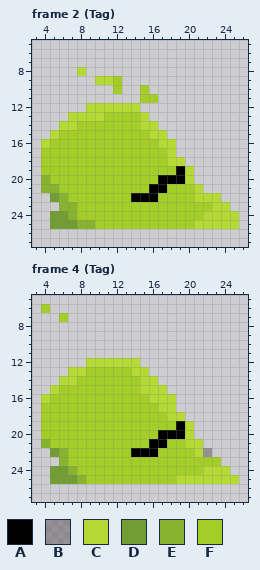
Pixel-art file: RPG Game/Assets/Art/Enemy/Old Slime/Hit/OldSlimeHitRight.aseprite. Above: the version before the commit.
37x32 pixels, 6 frames. Shown: frame 2 (Tag): x 3..26, y 5..27; frame 4 (Tag): x 3..26, y 5..27.
Palette (. is transparent): A #000000  B #5f5b5b86  C #b4da33  D #729d32  E #88b32f  F #a3ce27
Pixels before, frame 2 (Tag), first column x 4:
 8 ....C.................
 9 ......CCF.............
10 ........F..F..........
11 ...........FF.........
12 .....CCCCCC...........
13 ...CCCCFFFFC..........
14 ..CCFFFFFFFCC.........
15 .CFFFFFFFFFFCC........
16 CFFFFFFFFFFFFCC.......
17 FFFFFFFFFFFFFFC.......
18 FFFFFFFFFFFFFFCC......
19 FFFFFFFFFFFFFFFAC.....
20 EFFFFFFFFFFFFAAAC.....
21 EEFFFFFFFFFFAAFFFC....
22 .DEFFFFFFFAAAFFFFCCC..
23 ..EEFFFFFFFFFFFFFFFCC.
24 .DDEFFFFFFFFFFFFFFCCCC
25 .DDDEEFFFFFFFFFFFCCCCC
Pixels before, frame 4 (Tag), first column x 4:
 6 F.....................
 7 ..F...................
 8 ......................
 9 ......................
10 ......................
11 ......................
12 .....CCCCCC...........
13 ...CCFFFFFCC..........
14 ..CCFFFFFFFCC.........
15 .CFFFFFFFFFCCC........
16 CFFFFFFFFFFFCCC.......
17 FFFFFFFFFFFFFCC.......
18 FFFFFFFFFFFFFFCC......
19 FFFFFFFFFFFFFFFAC.....
20 FFFFFFFFFFFFFAAAC.....
21 EFFFFFFFFFFFAAFFCC....
22 .DEFFFFFFFAAAFFFFCB...
23 ..EFFFFFFFFFFFFFFFFF..
24 .DDEFFFFFFFFFFFFFFCCC.
25 .DDDEFFFFFFFFFFCCCCCCC
Now the later version:
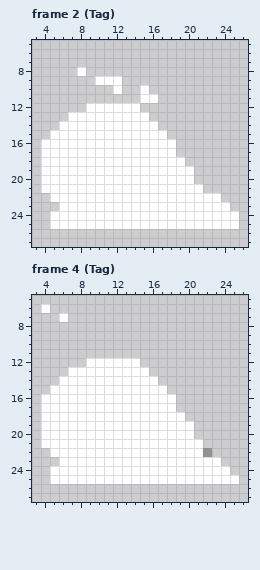
Diff:
colour F: #a3ce27 -> #ffffff
Changed rows in their new state; - is a pixel that keeps its letter.
Frame 2 (Tag):
first column x 4:
 8 ----F-----------------
 9 ------FF--------------
12 -----FFFFFF-----------
13 ---FFFF----F----------
14 --FF-------FF---------
15 -F----------FF--------
16 F------------FF-------
17 --------------F-------
18 --------------FF------
19 ---------------FF-----
20 F------------FFFF-----
21 FF----------FF---F----
22 -FF-------FFF----FFF--
23 --FF---------------FF-
24 -FFF--------------FFFF
25 -FFFFF-----------FFFFF
Frame 4 (Tag):
first column x 4:
12 -----FFFFFF-----------
13 ---FF-----FF----------
14 --FF-------FF---------
15 -F---------FFF--------
16 F-----------FFF-------
17 -------------FF-------
18 --------------FF------
19 ---------------FF-----
20 -------------FFFF-----
21 F-----------FF--FF----
22 -FF-------FFF----F----
23 --F-------------------
24 -FFF--------------FFF-
25 -FFFF----------FFFFFFF
Where, in picture pixels (left, top, right, bottom), the same in both pictures:
changed: (41, 67, 239, 229)
changed: (41, 304, 68, 322)
changed: (41, 358, 239, 484)
